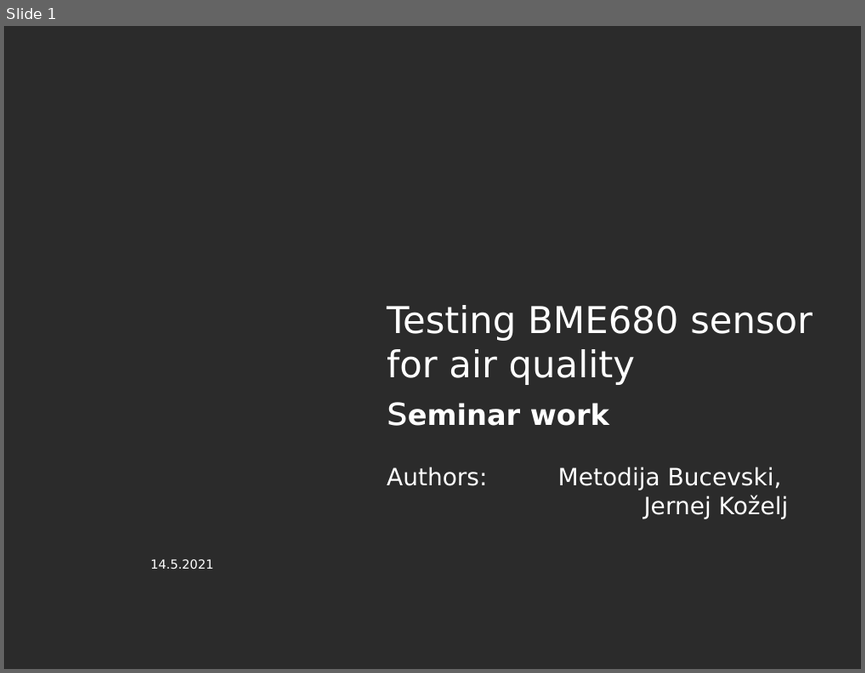
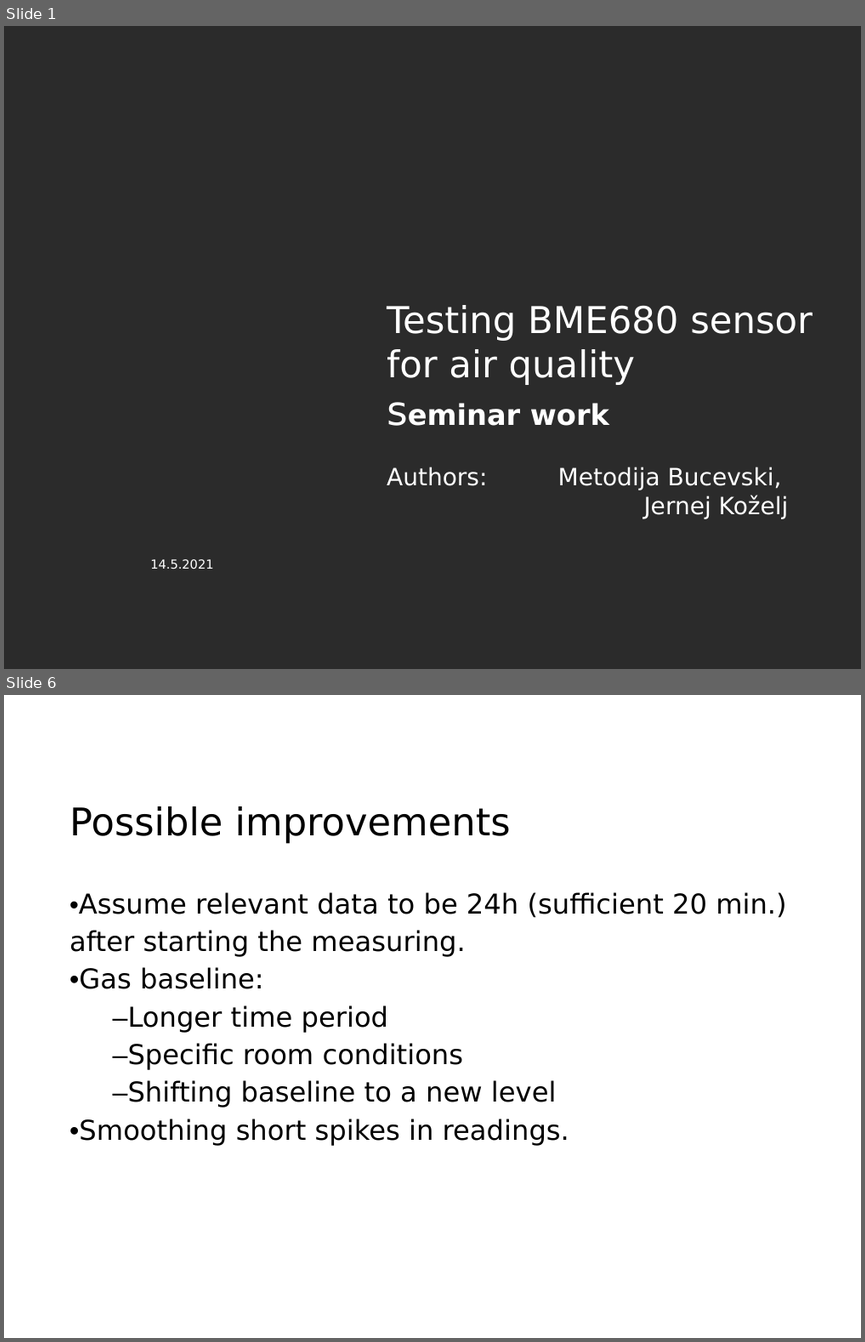
Before and after one commit to kozki/bso, a slide deck: BSO presentation.pptx. Shown one above the other, each under a label of ours: slide 1 before the commit, slides 1 and 6 after it; the slides between them are not shown. The pictures are 865x673 and 865x1342 pixels, drawn with LibreOffice and Linux fonts; fonts in the diff are those of the drawing; background and template pictures are left out; a plain dark background stands for a picture behind light text. Boxes give left, top, right and bottom in pixels: in the first picture for what was removed or moved away, otherwise in the second. Text is boxed around its words. In the diff, an @@ line names an element or a change of style, - is before the commit and + after.

```diff
--- a/BSO presentation.pptx
+++ b/BSO presentation.pptx
@@ slide 6 added at (4,695,861,1338), background picture (left out) @@
@@ title added at (69,806,511,844), 32 pt, text #000000 @@
+Possible improvements
@@ text added at (69,892,786,1145), 23 pt, text #000000 @@
+•Assume relevant data to be 24h (sufficient 20 min.) after starting the measuring.
+•Gas baseline:
+–Longer time period
+–Specific room conditions
+–Shifting baseline to a new level
+•Smoothing short spikes in readings.
@@ page number added at (806,1287,854,1324), 10 pt, text #FFFFFF @@
+6
```
Also in this commit, not shown: 5 slides changed, 3 other slides added, 1 slide removed.
